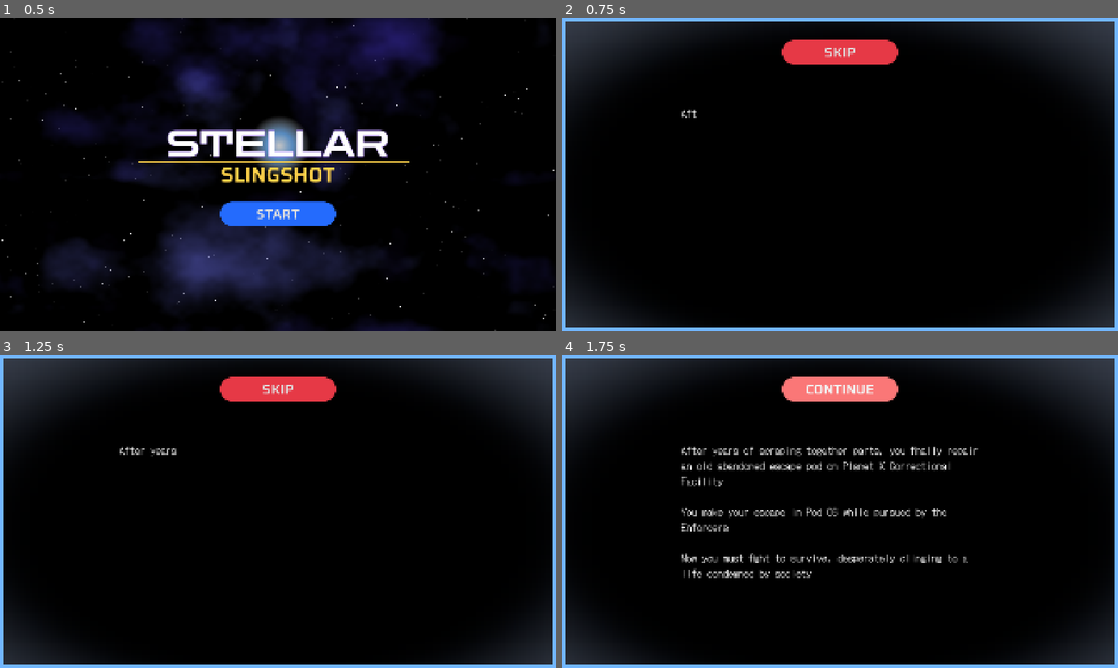
Above: before the commit, frames 1-4 (two rows, left to right).
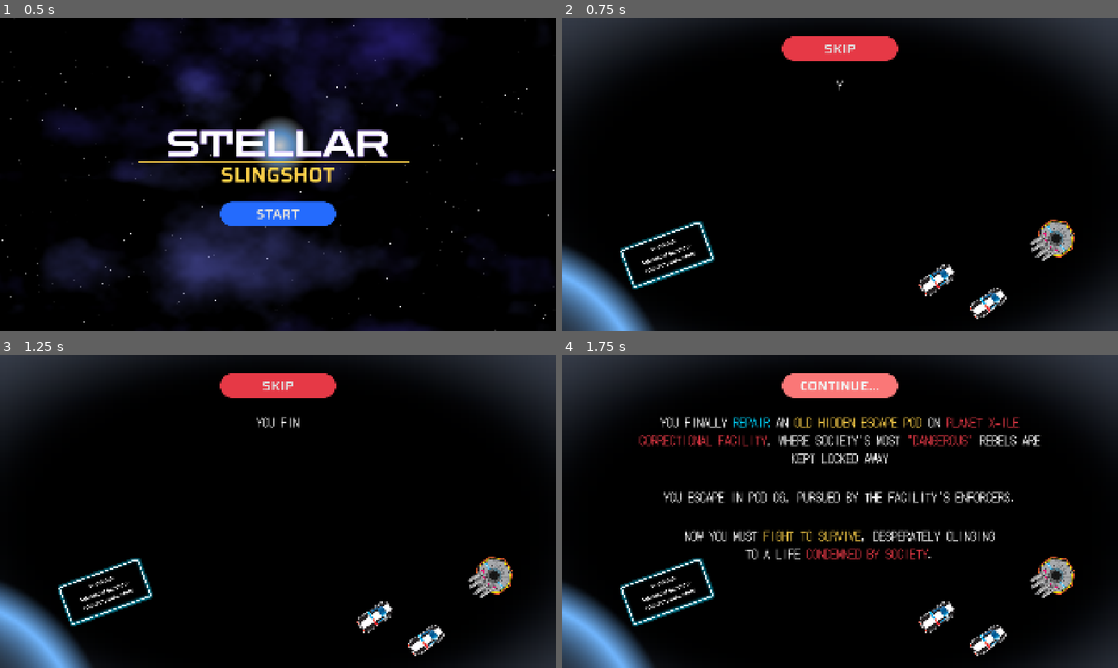
Above: after the commit, the same moments.

Repository: two-sticks-and-a-rock/space-arcade
Game: Godot game, scene res://scenes/main_menu.tscn
Same seed, same stepped clock (60 frames per second), same inputs: the game is played once before the commit and once after it.
Inputs:
- Up to frame 1 (0.5 s): no input
- Up to frame 2 (0.75 s): click "START" at 0.5 s
- Up to frame 3 (1.25 s): no input
- Up to frame 4 (1.75 s): click "SKIP" at 1.25 s

Frame 1 is identical in both runs. In frame 2, 8.9% of the frame differs, in the area x 0-100%, y 0-100%; in frame 3, 9.1%; in frame 4, 17%.

Commit message:
feat: intro graphics (#103)
* intro paragraph logic

* color text

* art

Diff:
--- a/scenes/intro/intro.gd
+++ b/scenes/intro/intro.gd
@@ -1,15 +1,16 @@
 extends CanvasLayer
 
 @onready var level_scene : PackedScene = load("res://scenes/main.tscn")
-@onready var intro_text : RichTextLabel = $PanelContainer/IntroTextBox/IntroText
+# @onready var intro_text : RichTextLabel = $PanelContainer/IntroTextBox/IntroText
+@onready var intro_text_box : TypingTextParagraph = $PanelContainer/MarginContainer/IntroTextBox
 @onready var skip_button : Button = $PanelContainer/ButtonBox/SkipButton
 
 var num_presses = 0
 
 func _on_skip_button_pressed():
-	if num_presses >= 1 || intro_text.visible_ratio == 1.0:
+	if num_presses >= 1 || intro_text_box.is_all_text_shown:
 		get_tree().change_scene_to_packed(level_scene)
 	else:
-		skip_button.text = "CONTINUE"
-		intro_text.show_all_text()
+		skip_button.text = "CONTINUE..."
+		intro_text_box.show_all_text()
 		num_presses += 1
--- a/scenes/intro/intro.tscn
+++ b/scenes/intro/intro.tscn
@@ -1,11 +1,24 @@
 [gd_scene format=3 uid="uid://0vbg44nks2ea"]
 
 [ext_resource type="Script" uid="uid://ccuc6amjstkec" path="res://scenes/intro/intro.gd" id="1_8twl8"]
-[ext_resource type="Theme" uid="uid://drsxtvymgay2s" path="res://scenes/ui/themes/default/default.tres" id="1_qeukb"]
 [ext_resource type="Theme" uid="uid://bgbg745kbdvs" path="res://scenes/ui/themes/menu_panel.tres" id="2_1rrv8"]
+[ext_resource type="Script" uid="uid://dpk4b8fl5pjvl" path="res://scenes/ui/typing_text_paragraph.gd" id="3_1rrv8"]
 [ext_resource type="PackedScene" uid="uid://ba6j0n3w5fvkl" path="res://scenes/ui/typing_text.tscn" id="3_ir5dn"]
 [ext_resource type="Theme" uid="uid://bin02r2f4xqh2" path="res://scenes/ui/themes/secondary_button.tres" id="4_8twl8"]
 [ext_resource type="FontFile" uid="uid://cf4k1f8oc0bdm" path="res://art/fonts/DotGothic16-Regular.ttf" id="4_ir5dn"]
+[ext_resource type="Texture2D" uid="uid://54aecrwwvlh4" path="res://art/sprites/ui/glow-border.png" id="7_8yty6"]
+[ext_resource type="Texture2D" uid="uid://d1ket6flnqnch" path="res://art/sprites/player/player_ship_v02_128x162.svg" id="8_exgwc"]
+[ext_resource type="PackedScene" uid="uid://blvvtghlt3kca" path="res://scenes/player/engine_particles.tscn" id="10_y6uum"]
+[ext_resource type="Texture2D" uid="uid://b1celxowwo2dv" path="res://art/sprites/enemy/space_police_128.svg" id="11_0mgqj"]
+
+[sub_resource type="Gradient" id="Gradient_xk0cr"]
+offsets = PackedFloat32Array(0.32937685, 0.61869437, 0.7403561)
+colors = PackedColorArray(0, 0, 0, 0, 1, 1, 1, 1, 1, 1, 1, 0)
+
+[sub_resource type="GradientTexture2D" id="GradientTexture2D_y6uum"]
+gradient = SubResource("Gradient_xk0cr")
+fill = 1
+fill_from = Vector2(0, 1)
 
 [node name="Intro" type="CanvasLayer" unique_id=1243987004]
 script = ExtResource("1_8twl8")
@@ -16,22 +29,56 @@
 anchor_bottom = 1.0
 grow_horizontal = 2
 grow_vertical = 2
-theme = ExtResource("2_1rrv8")
 
 [node name="Panel" type="Panel" parent="PanelContainer" unique_id=1591956543]
 layout_mode = 2
+theme = ExtResource("2_1rrv8")
 
-[node name="IntroTextBox" type="BoxContainer" parent="PanelContainer" unique_id=765670128]
-custom_minimum_size = Vector2(960, 960)
+[node name="MarginContainer" type="MarginContainer" parent="PanelContainer" unique_id=745086991]
+layout_mode = 2
+theme_override_constants/margin_top = 200
+
+[node name="IntroTextBox" type="VBoxContainer" parent="PanelContainer/MarginContainer" unique_id=2020528672]
 layout_mode = 2
 size_flags_horizontal = 4
-size_flags_vertical = 4
-theme = ExtResource("1_qeukb")
+size_flags_vertical = 0
+theme_override_constants/separation = 72
 alignment = 1
+script = ExtResource("3_1rrv8")
+metadata/_custom_type_script = "uid://dpk4b8fl5pjvl"
 
-[node name="IntroText" parent="PanelContainer/IntroTextBox" unique_id=1616030014 instance=ExtResource("3_ir5dn")]
+[node name="ParagraphOne" parent="PanelContainer/MarginContainer/IntroTextBox" unique_id=1616030014 instance=ExtResource("3_ir5dn")]
+custom_minimum_size = Vector2(1500, 0)
 layout_mode = 2
+size_flags_horizontal = 4
 theme_override_fonts/normal_font = ExtResource("4_ir5dn")
+theme_override_font_sizes/normal_font_size = 42
+bbcode_enabled = true
+text = "YOU FINALLY [color=#00D6FF]REPAIR[/color] AN [color=#FFD24A]OLD HIDDEN ESCAPE POD[/color] ON [color=#E63946]PLANET X-ILE CORRECTIONAL FACILITY[/color], WHERE SOCIETY'S MOST [color=#E63946]\"DANGEROUS\"[/color] REBELS ARE KEPT LOCKED AWAY"
+horizontal_alignment = 1
+vertical_alignment = 1
+
+[node name="ParagraphTwo" parent="PanelContainer/MarginContainer/IntroTextBox" unique_id=612054118 instance=ExtResource("3_ir5dn")]
+custom_minimum_size = Vector2(-1, 0)
+custom_maximum_size = Vector2(1500, -1)
+layout_mode = 2
+size_flags_horizontal = 4
+theme_override_fonts/normal_font = ExtResource("4_ir5dn")
+theme_override_font_sizes/normal_font_size = 42
+bbcode_enabled = true
+text = "YOU ESCAPE IN POD 06, PURSUED BY THE FACILITY'S ENFORCERS."
+horizontal_alignment = 1
+vertical_alignment = 1
+
+[node name="ParagraphThree" parent="PanelContainer/MarginContainer/IntroTextBox" unique_id=1548483020 instance=ExtResource("3_ir5dn")]
+layout_mode = 2
+size_flags_horizontal = 4
+theme_override_fonts/normal_font = ExtResource("4_ir5dn")
+theme_override_font_sizes/normal_font_size = 42
+bbcode_enabled = true
+text = "NOW YOU MUST [color=#FFD24A]FIGHT TO SURVIVE[/color], DESPERATELY CLINGING TO A LIFE [color=#E63946]CONDEMNED BY SOCIETY[/color]."
+horizontal_alignment = 1
+vertical_alignment = 1
 
 [node name="ButtonBox" type="BoxContainer" parent="PanelContainer" unique_id=1267520445]
 layout_mode = 2
@@ -49,4 +96,61 @@
 theme = ExtResource("4_8twl8")
 text = "SKIP"
 
+[node name="TextureRect2" type="TextureRect" parent="." unique_id=1381518788]
+self_modulate = Color(0.44705883, 0.7176471, 1, 1)
+anchors_preset = 2
+anchor_top = 1.0
+anchor_bottom = 1.0
+offset_left = -218.0
+offset_top = -323.0
+offset_right = 372.0
+offset_bottom = 300.5547
+grow_vertical = 0
+texture = SubResource("GradientTexture2D_y6uum")
+
+[node name="RichTextLabel" type="RichTextLabel" parent="." unique_id=1032272754]
+anchors_preset = 2
+anchor_top = 1.0
+anchor_bottom = 1.0
+offset_left = 200.0
+offset_top = -280.0
+offset_right = 593.19995
+offset_bottom = -89.3999
+grow_vertical = 0
+rotation = -0.34732053
+scale = Vector2(0.75, 0.75)
+theme_override_constants/paragraph_separation = 8
+theme_override_font_sizes/normal_font_size = 24
+bbcode_enabled = true
+text = "WARNING!
+MAXIMUM SECURITY CORRECTIONAL ZONE"
+horizontal_alignment = 1
+vertical_alignment = 1
+
+[node name="TextureRect" type="TextureRect" parent="RichTextLabel" unique_id=312850762]
+layout_mode = 0
+offset_left = -6.8
+offset_top = -7.4
+offset_right = 1017.2
+offset_bottom = 504.6
+scale = Vector2(0.4, 0.4)
+texture = ExtResource("7_8yty6")
+
+[node name="Player" type="Sprite2D" parent="." unique_id=90154746]
+position = Vector2(1693, 770.00006)
+rotation = 0.9599311
+texture = ExtResource("8_exgwc")
+
+[node name="engine_pulse" parent="Player" unique_id=720350292 instance=ExtResource("10_y6uum")]
+
+[node name="Cop1" type="Sprite2D" parent="." unique_id=1815641298]
+position = Vector2(1295.4934, 903.5122)
+rotation = 0.9599311
+texture = ExtResource("11_0mgqj")
+
+[node name="Cop2" type="Sprite2D" parent="." unique_id=1126022785]
+position = Vector2(1471, 984.00006)
+rotation = 0.9599311
+texture = ExtResource("11_0mgqj")
+
 [connection signal="pressed" from="PanelContainer/ButtonBox/SkipButton" to="." method="_on_skip_button_pressed"]
--- a/scenes/ui/typing_text.gd
+++ b/scenes/ui/typing_text.gd
@@ -1,3 +1,4 @@
+class_name TypingText
 extends RichTextLabel
 
 var percent_to_show: float
@@ -7,6 +8,8 @@
 	typing_timer.timeout.connect(_on_typing_timer_timeout)
 	visible_ratio = 0.0
 	percent_to_show = 1.0 / text.length()
+
+func start_timer():
 	typing_timer.start()
 
 func _on_typing_timer_timeout():
--- /dev/null
+++ b/scenes/ui/typing_text_paragraph.gd
@@ -0,0 +1,28 @@
+class_name TypingTextParagraph
+extends VBoxContainer
+
+var current_paragraph: TypingText
+var current_index: int = 0
+var typing_text_children: Array[Node]
+var is_all_text_shown: bool = false
+
+func _ready():
+	typing_text_children = get_children().filter(func(child): return child is TypingText)
+	current_paragraph = typing_text_children.get(0)
+	current_paragraph.start_timer()
+
+func _physics_process(_delta):
+	if (current_paragraph.visible_ratio >= 1.0):
+		current_index += 1
+		if (current_index < typing_text_children.size()):
+			current_paragraph = typing_text_children.get(current_index)
+			current_paragraph.start_timer()
+		else:
+			is_all_text_shown = true
+
+
+func show_all_text():
+	for child in typing_text_children:
+		if child is TypingText:
+			child.show_all_text()
+	is_all_text_shown = true
Binary file added: art/sprites/ui/glow-border.png
Not shown, added: art/sprites/ui/glow-border.png.import
Not shown, added: scenes/ui/typing_text_paragraph.gd.uid
